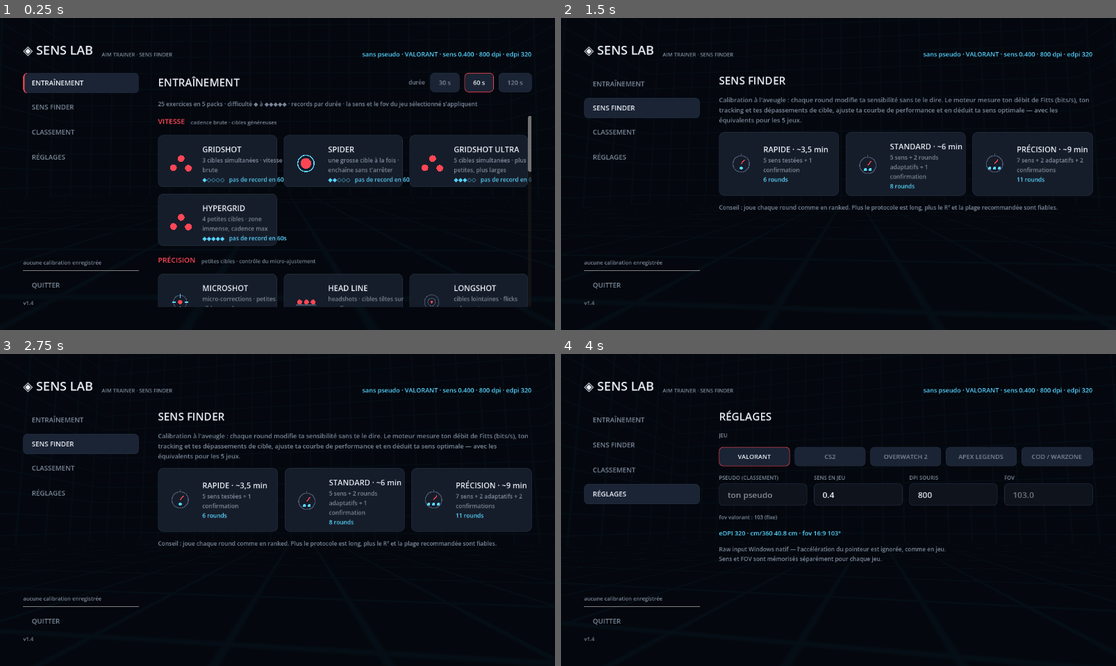
Above: before the commit, frames 1-4 (two rows, left to right).
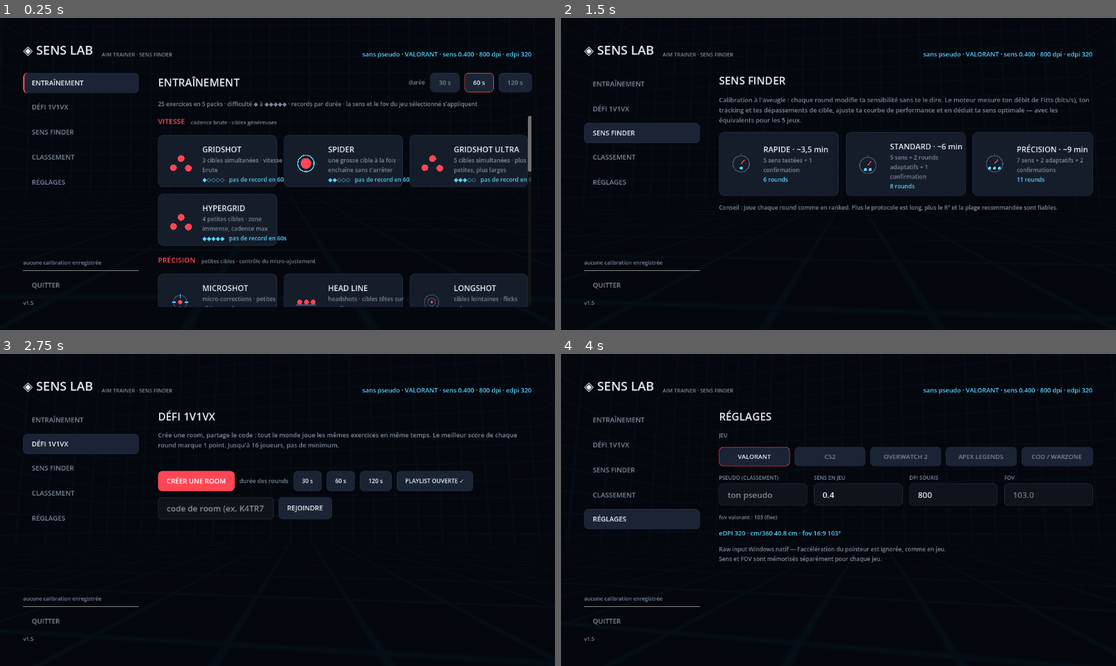
Above: after the commit, the same moments.

Repository: TimLaum/senslab
Game: Godot game, scene res://main.tscn
Two runs of this game, one before a commit and one after it. Both use one fixed random seed, a clock stepped at 60 frames per second and the inputs below.
Inputs (mouse positions are in pixels of both pictures, inside the frame that each line leads up to):
- Up to frame 1 (0.25 s): no input
- Up to frame 2 (1.5 s): click "ENTRAÎNEMENT" at 0.5 s; click "SENS FINDER" at 1.25 s
- Up to frame 3 (2.75 s): click (83, 444) at 2 s, where only the run after the commit has a clickable "DÉFI 1V1VX"
- Up to frame 4 (4 s): click "CLASSEMENT" at 2.75 s; click "RÉGLAGES" at 3.5 s

The runs differ from the first frame. In frame 1, 0.3% of the frame differs, in the area x 5-14%, y 27-92%; in frame 2, 2.8%; in frame 3, 12%, in the area x 5-96%, y 18-92%; in frame 4, 2.8%.

Commit message:
v1.5 — défi multijoueur 1v1vX : rooms à code (16 max, sans minimum), playlist partagée ou verrouillée par l'hôte, départ des rounds synchronisé sur l'heure serveur, 1 point au meilleur score du round, tableau des points dans la room

Diff:
--- a/main.gd
+++ b/main.gd
@@ -207,6 +207,34 @@
 var lb_mode := "grid"
 var lb_dur := 60
 
+# défi multijoueur (rooms 1v1vX, 16 max)
+const ROOM_MAX := 16
+var room: Room
+var room_code := ""
+var room_is_host := false
+var room_data := {}
+var room_srv_offset := 0.0     # epoch serveur − horloge locale
+var room_launched := -1        # dernier round lancé localement
+var room_played := -1          # round auquel appartient le run en cours
+var room_active := false
+var room_poll: Timer
+var duel_setup: VBoxContainer
+var duel_lobby: VBoxContainer
+var duel_join_in: LineEdit
+var duel_status: Label
+var duel_code_lbl: Label
+var duel_players_grid: GridContainer
+var duel_modes_list: VBoxContainer
+var duel_add_opt: OptionButton
+var duel_add_row: HBoxContainer
+var duel_host_btn: Button
+var duel_finish_btn: Button
+var duel_count_lbl: Label
+var duel_dur := 30
+var duel_dur_btns: Array = []
+var duel_open := true
+var duel_open_btn: Button
+
 # mise à jour auto
 var upd: Updater
 var upd_btn: Button
@@ -291,6 +319,18 @@
 	add_child(lb)
 	lb.top_received.connect(_on_lb_top)
 	lb.submitted.connect(_on_lb_submitted)
+	room = Room.new()
+	add_child(room)
+	room.state_received.connect(_on_room_state)
+	room.now_received.connect(func(epoch: float):
+		room_srv_offset = epoch - Time.get_unix_time_from_system())
+	room.op_done.connect(_on_room_op)
+	room_poll = Timer.new()
+	room_poll.wait_time = 1.5
+	room_poll.timeout.connect(func():
+		if room_code != "":
+			room.fetch(room_code))
+	add_child(room_poll)
 	upd = Updater.new()
 	add_child(upd)
 	upd.update_available.connect(_on_update_available)
@@ -494,7 +534,7 @@
 	side.custom_minimum_size = Vector2(240, 0)
 	side.add_theme_constant_override("separation", 6)
 	body.add_child(side)
-	for entry in [["train", "ENTRAÎNEMENT"], ["finder", "SENS FINDER"], ["board", "CLASSEMENT"], ["settings", "RÉGLAGES"]]:
+	for entry in [["train", "ENTRAÎNEMENT"], ["duel", "DÉFI 1V1VX"], ["finder", "SENS FINDER"], ["board", "CLASSEMENT"], ["settings", "RÉGLAGES"]]:
 		var nb := _nav_btn(entry[1])
 		nb.pressed.connect(_show_tab.bind(entry[0]))
 		nav_btns[entry[0]] = nb
@@ -521,6 +561,7 @@
 	body.add_child(content)
 
 	tab_panels["train"] = _build_tab_train()
+	tab_panels["duel"] = _build_tab_duel()
 	tab_panels["finder"] = _build_tab_finder()
 	tab_panels["board"] = _build_tab_board()
 	tab_panels["settings"] = _build_tab_settings()
@@ -664,6 +705,363 @@
 			grid.add_child(c["btn"])
 		packs_v.add_child(grid)
 	return v
+
+# ============================================================
+#  DÉFI MULTIJOUEUR — rooms 1v1vX (16 max)
+# ============================================================
+func _build_tab_duel() -> Control:
+	var v := VBoxContainer.new()
+	v.add_theme_constant_override("separation", 14)
+	v.add_child(UIKit.label("DÉFI 1V1VX", 22, UIKit.COL_TEXT))
+	var intro := UIKit.label("Crée une room, partage le code : tout le monde joue les mêmes exercices en même temps. Le meilleur score de chaque round marque 1 point. Jusqu'à %d joueurs, pas de minimum." % ROOM_MAX, 13, UIKit.COL_MUTED)
+	intro.autowrap_mode = TextServer.AUTOWRAP_WORD_SMART
+	intro.custom_minimum_size = Vector2(600, 0)
+	v.add_child(intro)
+	duel_status = UIKit.label("", 12, UIKit.COL_ACCENT2, true)
+	v.add_child(duel_status)
+
+	# ---- création / rejoindre ----
+	duel_setup = VBoxContainer.new()
+	duel_setup.add_theme_constant_override("separation", 12)
+	v.add_child(duel_setup)
+	var crow := HBoxContainer.new()
+	crow.add_theme_constant_override("separation", 10)
+	var cbtn := UIKit.btn("CRÉER UNE ROOM", true, 14)
+	cbtn.pressed.connect(_duel_create)
+	crow.add_child(cbtn)
+	crow.add_child(UIKit.label("durée des rounds", 12, UIKit.COL_MUTED, true))
+	for d in DURATIONS:
+		var db := UIKit.btn("%d s" % d, false, 12)
+		db.pressed.connect(func():
+			duel_dur = d
+			for i in DURATIONS.size():
+				UIKit.set_btn_selected(duel_dur_btns[i], DURATIONS[i] == duel_dur))
+		duel_dur_btns.append(db)
+		crow.add_child(db)
+	duel_open_btn = UIKit.btn("PLAYLIST OUVERTE ✓", false, 12)
+	duel_open_btn.pressed.connect(func():
+		duel_open = not duel_open
+		duel_open_btn.text = "PLAYLIST OUVERTE ✓" if duel_open else "PLAYLIST HÔTE SEUL")
+	crow.add_child(duel_open_btn)
+	duel_setup.add_child(crow)
+	var jrow := HBoxContainer.new()
+	jrow.add_theme_constant_override("separation", 10)
+	duel_join_in = UIKit.input("")
+	duel_join_in.placeholder_text = "code de room (ex. K4TR7)"
+	duel_join_in.custom_minimum_size = Vector2(240, 0)
+	jrow.add_child(duel_join_in)
+	var jbtn := UIKit.btn("REJOINDRE", false, 14)
+	jbtn.pressed.connect(_duel_join)
+	jrow.add_child(jbtn)
+	duel_setup.add_child(jrow)
+
+	# ---- lobby ----
+	duel_lobby = VBoxContainer.new()
+	duel_lobby.add_theme_constant_override("separation", 12)
+	duel_lobby.visible = false
+	v.add_child(duel_lobby)
+	duel_code_lbl = UIKit.label("", 34, UIKit.COL_ACCENT2, true)
+	duel_lobby.add_child(duel_code_lbl)
+	duel_count_lbl = UIKit.label("", 16, UIKit.COL_ACCENT, true)
+	duel_lobby.add_child(duel_count_lbl)
+	var cols := HBoxContainer.new()
+	cols.add_theme_constant_override("separation", 40)
+	duel_lobby.add_child(cols)
+	var pcol := VBoxContainer.new()
+	pcol.add_theme_constant_override("separation", 6)
+	pcol.custom_minimum_size = Vector2(300, 0)
+	pcol.add_child(UIKit.label("JOUEURS & POINTS", 12, UIKit.COL_ACCENT, true))
+	duel_players_grid = GridContainer.new()
+	duel_players_grid.columns = 3
+	duel_players_grid.add_theme_constant_override("h_separation", 22)
+	duel_players_grid.add_theme_constant_override("v_separation", 3)
+	pcol.add_child(duel_players_grid)
+	cols.add_child(pcol)
+	var mcol := VBoxContainer.new()
+	mcol.add_theme_constant_override("separation", 6)
+	mcol.size_flags_horizontal = Control.SIZE_EXPAND_FILL
+	mcol.add_child(UIKit.label("PLAYLIST", 12, UIKit.COL_ACCENT, true))
+	duel_modes_list = VBoxContainer.new()
+	duel_modes_list.add_theme_constant_override("separation", 3)
+	mcol.add_child(duel_modes_list)
+	duel_add_row = HBoxContainer.new()
+	duel_add_row.add_theme_constant_override("separation", 10)
+	duel_add_opt = OptionButton.new()
+	duel_add_opt.focus_mode = Control.FOCUS_NONE
+	duel_add_opt.add_theme_font_override("font", UIKit.mono())
+	duel_add_opt.add_theme_font_size_override("font_size", 13)
+	duel_add_opt.custom_minimum_size = Vector2(320, 0)
+	var pack_labels := {}
+	for pack in PACKS:
+		pack_labels[pack["key"]] = pack["label"]
+	for i in MODE_ORDER.size():
+		var m: Dictionary = MODES[MODE_ORDER[i]]
+		duel_add_opt.add_item("%s · %s ◆%d" % [pack_labels[m["pack"]], m["name"], m["diff"]], i)
+	duel_add_row.add_child(duel_add_opt)
+	var abtn := UIKit.btn("AJOUTER À LA PLAYLIST", false, 12)
+	abtn.pressed.connect(_duel_add_mode)
+	duel_add_row.add_child(abtn)
+	mcol.add_child(duel_add_row)
+	cols.add_child(mcol)
+	var hrow := HBoxContainer.new()
+	hrow.add_theme_constant_override("separation", 10)
+	duel_host_btn = UIKit.btn("", true, 14)
+	duel_host_btn.pressed.connect(_duel_start_next)
+	hrow.add_child(duel_host_btn)
+	duel_finish_btn = UIKit.btn("TERMINER LE DÉFI", false, 13)
+	duel_finish_btn.pressed.connect(func(): room.finish(room_code))
+	hrow.add_child(duel_finish_btn)
+	var lbtn := UIKit.btn("QUITTER LA ROOM", false, 13)
+	lbtn.pressed.connect(_duel_leave)
+	hrow.add_child(lbtn)
+	duel_lobby.add_child(hrow)
+	return v
+
+func _rsrv_now() -> float:
+	return Time.get_unix_time_from_system() + room_srv_offset
+
+func _duel_create() -> void:
+	if pseudo == "":
+		duel_status.text = "⚠ définis d'abord un pseudo dans RÉGLAGES"
+		return
+	var chars := "ABCDEFGHJKMNPQRSTUVWXYZ23456789"
+	var code := ""
+	for i in 5:
+		code += chars[randi() % chars.length()]
+	duel_status.text = "création de la room…"
+	room_is_host = true
+	room_code = code
+	room.create(code, pseudo, duel_dur, duel_open)
+
+func _duel_join() -> void:
+	if pseudo == "":
+		duel_status.text = "⚠ définis d'abord un pseudo dans RÉGLAGES"
+		return
+	var code := duel_join_in.text.strip_edges().to_upper()
+	if code.length() < 4:
+		duel_status.text = "⚠ code de room invalide"
+		return
+	duel_status.text = "connexion à la room…"
+	room_is_host = false
+	room_code = code
+	room.join(code, pseudo)
+
+func _duel_enter_lobby() -> void:
+	duel_setup.visible = false
+	duel_lobby.visible = true
+	room_launched = -1
+	room.srv_now()
+	room.fetch(room_code)
+	room_poll.start()
+
+func _duel_leave() -> void:
+	if room_code != "":
+		room.leave(room_code, pseudo)
+	room_code = ""
+	room_data = {}
+	room_poll.stop()
+	duel_lobby.visible = false
+	duel_setup.visible = true
+	duel_status.text = "tu as quitté la room"
+
+func _on_room_op(op: String, ok: bool) -> void:
+	match op:
+		"create":
+			if ok:
+				duel_status.text = "room créée — partage le code !"
+				_duel_enter_lobby()
+			else:
+				room_code = ""
+				duel_status.text = "⚠ création impossible — vérifie ta connexion (et le SQL rooms côté Supabase)"
+		"join":
+			if ok:
+				duel_status.text = "room rejointe"
+				_duel_enter_lobby()
+			else:
+				room_code = ""
+				duel_status.text = "⚠ room introuvable ou pleine (%d max)" % ROOM_MAX
+		"addmode", "start", "finish":
+			if room_code != "":
+				room.fetch(room_code)
+		"score":
+			if room_code != "":
+				room.fetch(room_code)
+
+func _duel_modes_sorted() -> Array:
+	var arr: Array = room_data.get("room_modes", [])
+	var out := arr.duplicate()
+	out.sort_custom(func(a, b): return int(a.get("ord", 0)) < int(b.get("ord", 0)))
+	return out
+
+func _duel_add_mode() -> void:
+	if room_code == "":
+		return
+	var can_add: bool = room_is_host or bool(room_data.get("open_playlist", true))
+	if not can_add:
+		duel_status.text = "⚠ seul l'hôte peut modifier la playlist"
+		return
+	var mk: String = MODE_ORDER[duel_add_opt.selected]
+	room.add_mode(room_code, mk, pseudo, _duel_modes_sorted().size())
+
+func _duel_start_next() -> void:
+	if not room_is_host or room_code == "":
+		return
+	var modes_arr := _duel_modes_sorted()
+	if modes_arr.is_empty():
+		duel_status.text = "⚠ ajoute au moins un exercice à la playlist"
+		return
+	var next: int = int(room_data.get("round_i", -1)) + 1
+	if str(room_data.get("state", "")) == "lobby":
+		next = 0
+	if next >= modes_arr.size():
+		return
+	room.start(room_code, next)
+
+# un round est terminé si sa fenêtre de jeu est passée ou si tous ont un score
+func _duel_round_over(r: int, players: Array, scores: Array) -> bool:
+	var round_i := int(room_data.get("round_i", -1))
+	if r < round_i or str(room_data.get("state", "")) == "done":
+		return true
+	if r != round_i:
+		return false
+	var start_e: float = float(room_data.get("start_epoch") if room_data.get("start_epoch") != null else 0.0)
+	if start_e > 0.0 and _rsrv_now() > start_e + float(room_data.get("duration", 30)) + 6.0:
+		return true
+	var n := 0
+	for s in scores:
+		if int(s.get("round_i", -1)) == r:
+			n += 1
+	return n >= players.size() and n > 0
+
+func _on_room_state(ok: bool, data: Dictionary) -> void:
+	if not ok or room_code == "":
+		return
+	room_data = data
+	_duel_render()
+	# lancement synchronisé du round courant
+	if str(data.get("state", "")) != "countdown":
+		return
+	var round_i := int(data.get("round_i", -1))
+	var start_e: float = float(data.get("start_epoch") if data.get("start_epoch") != null else 0.0)
+	if round_i < 0 or start_e <= 0.0 or round_i == room_launched:
+		return
+	var remaining := start_e - _rsrv_now()
+	if remaining < -3.0 or remaining > 30.0:
+		return
+	if mode != Mode.MENU and mode != Mode.T_RESULTS:
+		return
+	var modes_arr := _duel_modes_sorted()
+	if round_i >= modes_arr.size():
+		return
+	var mk := str(modes_arr[round_i].get("mode", ""))
+	if not MODES.has(mk):
+		return
+	room_launched = round_i
+	room_played = round_i
+	room_active = true
+	t_dur = int(data.get("duration", 30))
+	_start_train(mk)
+	count_timer = clampf(remaining, 0.8, 10.0)
+	cnt_round_lbl.text = "DÉFI · ROUND %d/%d · %s" % [round_i + 1, modes_arr.size(), MODES[mk]["name"]]
+
+func _duel_render() -> void:
+	if room_data.is_empty():
+		return
+	var players: Array = room_data.get("room_players", [])
+	var scores: Array = room_data.get("room_scores", [])
+	var modes_arr := _duel_modes_sorted()
+	var state := str(room_data.get("state", "lobby"))
+	var round_i := int(room_data.get("round_i", -1))
+	duel_code_lbl.text = "ROOM  %s" % room_code
+	# points : le meilleur score de chaque round terminé vaut 1 point
+	var wins := {}
+	var last_scores := {}
+	for p in players:
+		wins[str(p.get("player", "?"))] = 0
+	for r in modes_arr.size():
+		if not _duel_round_over(r, players, scores):
+			continue
+		var best := -1
+		for s in scores:
+			if int(s.get("round_i", -1)) == r:
+				best = maxi(best, int(s.get("score", 0)))
+		if best < 0:
+			continue
+		for s in scores:
+			if int(s.get("round_i", -1)) == r and int(s.get("score", 0)) == best:
+				var pl := str(s.get("player", "?"))
+				wins[pl] = int(wins.get(pl, 0)) + 1
+	# statut / compte à rebours
+	var host := str(room_data.get("host", ""))
+	if state == "done":
+		var champ := ""
+		var champ_w := -1
+		for pl in wins:
+			if int(wins[pl]) > champ_w:
+				champ_w = int(wins[pl])
+				champ = pl
+		duel_count_lbl.text = "DÉFI TERMINÉ — vainqueur : %s (%d pts)" % [champ, champ_w] if champ_w > 0 else "DÉFI TERMINÉ"
+	elif state == "countdown":
+		var start_e: float = float(room_data.get("start_epoch") if room_data.get("start_epoch") != null else 0.0)
+		var remaining := start_e - _rsrv_now()
+		if remaining > 0.0:
+			duel_count_lbl.text = "ROUND %d/%d — départ dans %d s…" % [round_i + 1, modes_arr.size(), int(ceil(remaining))]
+		elif not _duel_round_over(round_i, players, scores):
+			duel_count_lbl.text = "ROUND %d/%d en cours…" % [round_i + 1, modes_arr.size()]
+		else:
+			duel_count_lbl.text = "round %d/%d terminé — en attente de l'hôte (%s)" % [round_i + 1, modes_arr.size(), host]
+	else:
+		duel_count_lbl.text = "%d/%d joueurs — l'hôte %s lance quand tout le monde est là" % [players.size(), ROOM_MAX, host]
+	# joueurs
+	for ch in duel_players_grid.get_children():
+		ch.queue_free()
+	for s in scores:
+		if int(s.get("round_i", -1)) == round_i:
+			last_scores[str(s.get("player", ""))] = int(s.get("score", 0))
+	var ranked := wins.keys()
+	ranked.sort_custom(func(a, b): return int(wins[a]) > int(wins[b]))
+	for h in ["PSEUDO", "POINTS", "DERNIER SCORE"]:
+		duel_players_grid.add_child(UIKit.label(h, 11, UIKit.COL_MUTED, true))
+	for pl in ranked:
+		var me: bool = (str(pl) == pseudo)
+		var col := UIKit.COL_ACCENT2 if me else UIKit.COL_TEXT
+		var host_mark := " ★" if pl == host else ""
+		duel_players_grid.add_child(UIKit.label(str(pl) + host_mark, 13, col, true))
+		duel_players_grid.add_child(UIKit.label(str(wins[pl]), 13, col, true))
+		duel_players_grid.add_child(UIKit.label(str(last_scores.get(pl, "—")), 13, col, true))
+	# playlist
+	for ch in duel_modes_list.get_children():
+		ch.queue_free()
+	for r in modes_arr.size():
+		var mk := str(modes_arr[r].get("mode", ""))
+		var mname: String = MODES[mk]["name"] if MODES.has(mk) else mk
+		var line := "%d. %s" % [r + 1, mname]
+		var col2 := UIKit.COL_MUTED
+		if _duel_round_over(r, players, scores):
+			var best := -1
+			var bestp := ""
+			for s in scores:
+				if int(s.get("round_i", -1)) == r and int(s.get("score", 0)) > best:
+					best = int(s.get("score", 0))
+					bestp = str(s.get("player", ""))
+			line += "  →  %s (%d)" % [bestp, best] if best >= 0 else "  →  aucun score"
+			col2 = UIKit.COL_TEXT
+		elif r == round_i and state == "countdown":
+			line += "  ◄ en cours"
+			col2 = UIKit.COL_ACCENT
+		var by := str(modes_arr[r].get("added_by", ""))
+		if by != "" and by != str(room_data.get("host", "")):
+			line += "   (ajouté par %s)" % by
+		duel_modes_list.add_child(UIKit.label(line, 13, col2, true))
+	if modes_arr.is_empty():
+		duel_modes_list.add_child(UIKit.label("playlist vide — ajoute des exercices ci-dessous", 12, UIKit.COL_MUTED))
+	# contrôles
+	duel_add_row.visible = state != "done" and (room_is_host or bool(room_data.get("open_playlist", true)))
+	var cur_over := round_i < 0 or _duel_round_over(round_i, players, scores)
+	var next_round := 0 if state == "lobby" else round_i + 1
+	duel_host_btn.visible = room_is_host and state != "done" and cur_over and next_round < modes_arr.size()
+	duel_host_btn.text = "LANCER LE ROUND %d/%d" % [next_round + 1, maxi(modes_arr.size(), 1)]
+	duel_finish_btn.visible = room_is_host and state != "done" and round_i >= 0
 
 func _build_tab_finder() -> Control:
 	var v := VBoxContainer.new()
@@ -1222,6 +1620,8 @@
 	_refresh_last_calib()
 	_refresh_derived()
 	_show_only(menu_panel)
+	if room_code != "":
+		_show_tab("duel")
 
 # ============================================================
 #  SENS FINDER — flow
@@ -1863,6 +2263,11 @@
 		tres_net.text = "envoi au classement…"
 		dash_lb_status.text = "envoi du score…"
 		lb.submit(pseudo, t_mode, t_dur, t_score)
+	# score du défi multijoueur
+	if room_active and room_code != "" and pseudo != "" and room_played >= 0:
+		room.submit(room_code, pseudo, room_played, t_score)
+		tres_net.text += "  · score envoyé au défi (room %s)" % room_code
+	room_active = false
 
 # diagnostics « à améliorer » du dashboard
 func _dash_fill(m: Dictionary) -> void:
--- /dev/null
+++ b/room.gd
@@ -0,0 +1,104 @@
+class_name Room
+extends Node
+# Rooms de défi multijoueur (1v1v1…) via Supabase REST.
+# Tout est piloté par les clients ; l'heure serveur (RPC room_start /
+# server_now) sert de référence pour lancer chaque round en simultané.
+
+signal state_received(ok: bool, data: Dictionary)
+signal now_received(epoch: float)
+signal op_done(op: String, ok: bool)
+
+func _headers() -> PackedStringArray:
+	return PackedStringArray([
+		"apikey: " + Leaderboard.KEY,
+		"Authorization: Bearer " + Leaderboard.KEY,
+		"Content-Type: application/json",
+		"Prefer: return=minimal, resolution=merge-duplicates",
+	])
+
+func _call_api(method: int, path: String, body: String, cb: Callable) -> void:
+	var hr := HTTPRequest.new()
+	hr.timeout = 8.0
+	add_child(hr)
+	hr.request_completed.connect(func(_r: int, code: int, _h: PackedStringArray, bytes: PackedByteArray):
+		hr.queue_free()
+		cb.call(code, bytes))
+	if hr.request(Leaderboard.URL + path, _headers(), method, body) != OK:
+		hr.queue_free()
+		cb.call(0, PackedByteArray())
+
+# décalage d'horloge : epoch serveur via RPC
+func srv_now() -> void:
+	_call_api(HTTPClient.METHOD_POST, "/rest/v1/rpc/server_now", "{}",
+		func(code: int, b: PackedByteArray):
+			if code == 200:
+				now_received.emit(b.get_string_from_utf8().to_float()))
+
+func create(code: String, host: String, duration: int, open_pl: bool) -> void:
+	var room := {"id": code, "host": host, "duration": duration, "open_playlist": open_pl}
+	_call_api(HTTPClient.METHOD_POST, "/rest/v1/rooms", JSON.stringify(room),
+		func(c: int, _b: PackedByteArray):
+			if c < 200 or c >= 300:
+				op_done.emit("create", false)
+				return
+			_call_api(HTTPClient.METHOD_POST, "/rest/v1/room_players",
+				JSON.stringify({"room_id": code, "player": host}),
+				func(c2: int, _b2: PackedByteArray):
+					op_done.emit("create", c2 >= 200 and c2 < 300)))
+
+func join(code: String, player: String) -> void:
+	_call_api(HTTPClient.METHOD_GET, "/rest/v1/rooms?id=eq.%s&select=id" % code, "",
+		func(c: int, b: PackedByteArray):
+			var arr = JSON.parse_string(b.get_string_from_utf8()) if c == 200 else null
+			if not (arr is Array) or (arr as Array).is_empty():
+				op_done.emit("join", false)
+				return
+			_call_api(HTTPClient.METHOD_POST, "/rest/v1/room_players",
+				JSON.stringify({"room_id": code, "player": player}),
+				func(c2: int, _b2: PackedByteArray):
+					op_done.emit("join", c2 >= 200 and c2 < 300)))
+
+func leave(code: String, player: String) -> void:
+	_call_api(HTTPClient.METHOD_DELETE,
+		"/rest/v1/room_players?room_id=eq.%s&player=eq.%s" % [code, player.uri_encode()], "",
+		func(_c: int, _b: PackedByteArray):
+			op_done.emit("leave", true))
+
+# état complet de la room en une requête (imbrication PostgREST)
+func fetch(code: String) -> void:
+	var q := "/rest/v1/rooms?id=eq.%s&select=*,room_modes(*),room_players(*),room_scores(*)&room_modes.order=ord.asc" % code
+	_call_api(HTTPClient.METHOD_GET, q, "",
+		func(c: int, b: PackedByteArray):
+			if c != 200:
+				state_received.emit(false, {})
+				return
+			var arr = JSON.parse_string(b.get_string_from_utf8())
+			if arr is Array and (arr as Array).size() > 0 and arr[0] is Dictionary:
+				state_received.emit(true, arr[0])
+			else:
+				state_received.emit(false, {}))
+
+func add_mode(code: String, mode: String, by: String, ord: int) -> void:
+	_call_api(HTTPClient.METHOD_POST, "/rest/v1/room_modes",
+		JSON.stringify({"room_id": code, "mode": mode, "added_by": by, "ord": ord}),
+		func(c: int, _b: PackedByteArray):
+			op_done.emit("addmode", c >= 200 and c < 300))
+
+# lance le round : le serveur fixe start_epoch = now() + 6 s pour tout le monde
+func start(code: String, round_i: int) -> void:
+	_call_api(HTTPClient.METHOD_POST, "/rest/v1/rpc/room_start",
+		JSON.stringify({"p_room": code, "p_round": round_i}),
+		func(c: int, _b: PackedByteArray):
+			op_done.emit("start", c == 200))
+
+func finish(code: String) -> void:
+	_call_api(HTTPClient.METHOD_PATCH, "/rest/v1/rooms?id=eq.%s" % code,
+		JSON.stringify({"state": "done"}),
+		func(c: int, _b: PackedByteArray):
+			op_done.emit("finish", c >= 200 and c < 300))
+
+func submit(code: String, player: String, round_i: int, score: int) -> void:
+	_call_api(HTTPClient.METHOD_POST, "/rest/v1/room_scores",
+		JSON.stringify({"room_id": code, "player": player, "round_i": round_i, "score": score}),
+		func(c: int, _b: PackedByteArray):
+			op_done.emit("score", c >= 200 and c < 300))
--- a/updater.gd
+++ b/updater.gd
@@ -6,7 +6,7 @@
 # (un exe Windows ne peut pas s'écraser lui-même pendant qu'il tourne).
 
 const REPO := "TimLaum/senslab"
-const VERSION := "1.4"
+const VERSION := "1.5"
 
 signal update_available(tag: String)
 signal progress(pct: int)
Not shown, added: room.gd.uid
